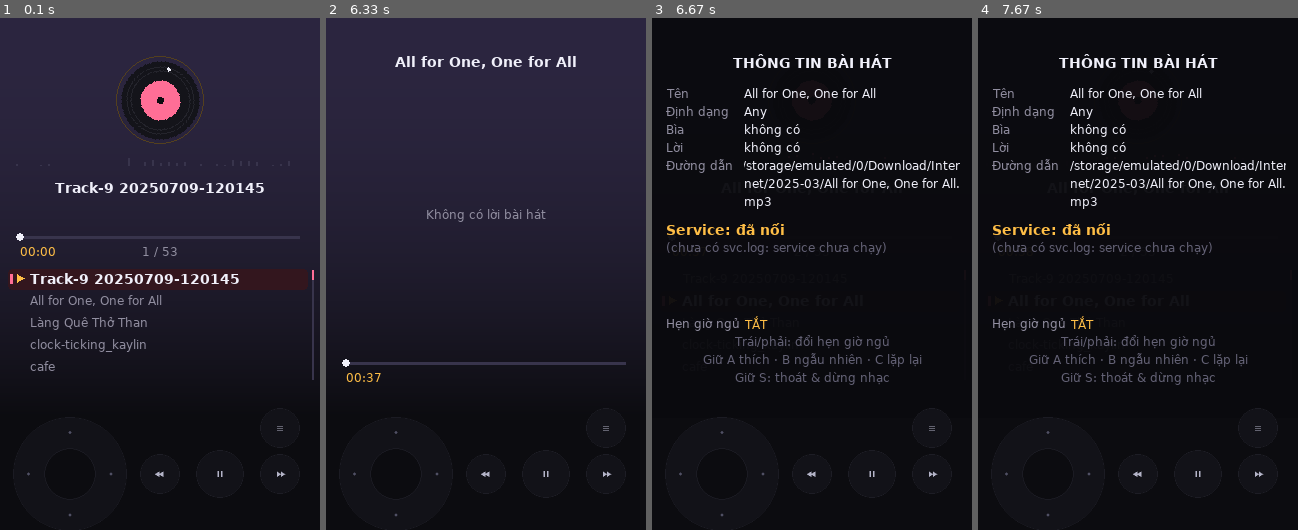
Above: before the commit, frames 1-4 (left to right).
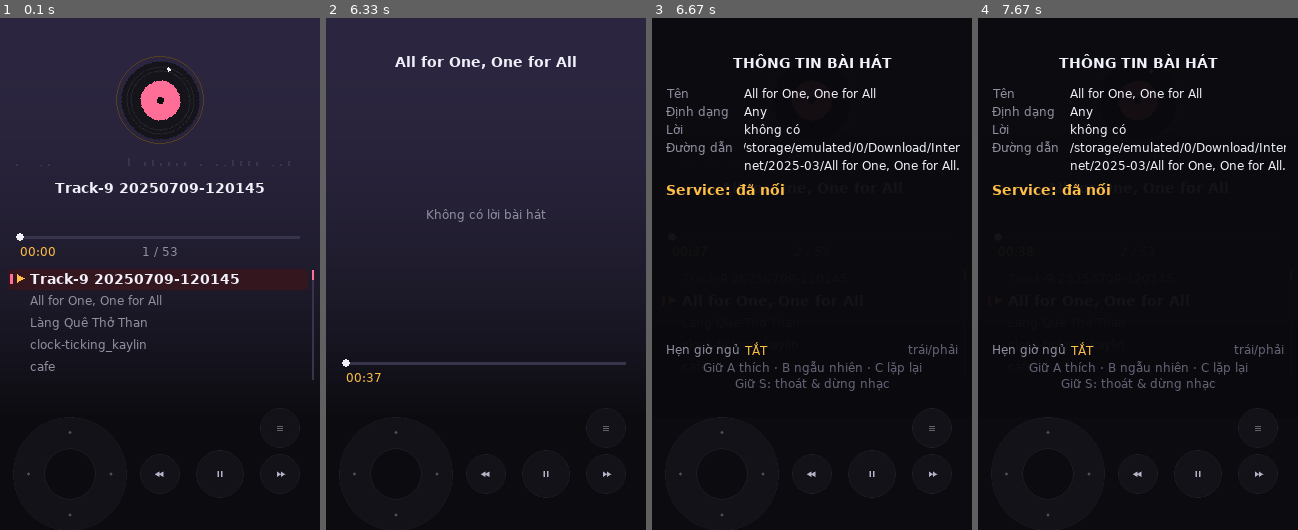
Above: after the commit, the same moments.

Repository: duongvanphi19/pygame-retro-music-player
Game: pygame game, started from main.py
The game is run twice, just before and just after one commit, with the same random seed, the same clock (stepped at 60 frames per second) and the same inputs.
Inputs (mouse positions are in pixels of both pictures, inside the frame that each line leads up to):
- Up to frame 1 (0.1 s): no input
- Up to frame 2 (6.33 s): click (486, 274) at 0.38 s; click (604, 453) at 0.72 s; press the mouse at (604, 453) at 1.03 s; move the mouse to (537, 427) at 1.13 s; release the mouse at (470, 407) at 1.27 s; click (486, 335) at 1.38 s; click (434, 105) at 1.72 s; click (585, 263) at 2.05 s; click (598, 376) at 2.38 s; click (409, 366) at 2.72 s; click (438, 422) at 3.05 s; click (553, 207) at 3.38 s; click (598, 268) at 3.72 s; click (543, 442) at 4.05 s; press the mouse at (543, 442) at 4.37 s; move the mouse to (476, 402) at 4.47 s; release the mouse at (406, 361) at 4.6 s; press the mouse at (543, 442) at 4.7 s; move the mouse to (457, 314) at 4.8 s; release the mouse at (367, 181) at 4.93 s; click (450, 427) at 5.05 s; click (396, 94) at 5.38 s; click (441, 468) at 5.72 s; click (582, 417) at 6.05 s
- Up to frame 3 (6.67 s): click (930, 422) at 6.38 s
- Up to frame 4 (7.67 s): click (1122, 407) at 6.72 s; click (1163, 437) at 7.05 s; click (1122, 427) at 7.38 s

Frames 1-2 are identical in both runs. In frame 3, 5.7% of the frame differs, in the area x 4-97%, y 20-73%; in frame 4, 5.6%.

Commit message:
Add files via upload

Diff:
--- a/main.py
+++ b/main.py
@@ -383,19 +383,12 @@
     global info_rows
     m = minfo
     if not m: return
-    try: sz = os.path.getsize(curp) / 1048576.0
-    except OSError: sz = 0
-    kh = "%.1f kHz" % (m["sr"] / 1000.0) if m["sr"] else ""
-    rows = [("Tên", title), ("Nghệ sĩ", artist), ("Album", m["album"]), ("NS album", m["albumartist"]), ("Năm", m["date"]),
-            ("Thể loại", m["genre"]), ("Track", m["track"]), ("Thời lượng", mmss(length) if length else ""),
-            ("Định dạng", " · ".join(x for x in (m["fmt"], "%d bit" % m["bits"] if m["bits"] else "") if x)),
-            ("Bitrate", "%d kbps" % (m["br"] // 1000) if m["br"] else ""),
-            ("Lấy mẫu", " · ".join(x for x in (kh, "%d kênh" % m["ch"] if m["ch"] else "") if x)),
-            ("Dung lượng", "%.1f MB" % sz if sz else ""), ("ReplayGain", "%+.1f dB" % m["rg"] if m["rg"] else ""),
-            ("Bìa", "%d KB" % (len(m["art"]) // 1024) if m["art"] else "không có"),
-            ("Lời", lsrc + (" · đồng bộ" if lsync else " · không đồng bộ") if lyr else "không có")]
+    rows = [("Tên", title), ("Nghệ sĩ", artist), ("Album", m["album"]), ("Năm", m["date"]), ("Thể loại", m["genre"]),
+            ("Thời lượng", mmss(length) if length else ""),
+            ("Định dạng", " · ".join(x for x in (m["fmt"], "%d kbps" % (m["br"] // 1000) if m["br"] else "") if x)),
+            ("Lời", lsrc + (" · đồng bộ" if lsync else "") if lyr else "không có")]
     rows = [(a, b) for a, b in rows if b]
-    for i, ln in enumerate(wrap(curp, 220)): rows.append(("Đường dẫn" if i == 0 else "", ln))
+    for i, ln in enumerate(wrap(curp, 220, 2)): rows.append(("Đường dẫn" if i == 0 else "", ln))
     info_rows = rows
 
 def change():                                                # bài hiện tại đổi (do mình chọn hoặc service tự chuyển)
@@ -669,20 +662,17 @@
             for lb, val in info_rows:
                 if lb: blit(T(lb, COLOR_DIM), (14, y))
                 marq(val, COLOR_FG, F, 92, y, 216); y += 18
-        if now - svc_t > 1000: svc_t = now; svc_lines = svc_log()
-        yl = y + 10; blit(T("Service: " + ("đã nối" if got else "CHƯA NỐI"), AMB if got else COLOR_ACC, FB), (14, yl)); yl += 18
-        for ln in svc_lines:
-            for w_ in wrap(ln, 290, 2): blit(T(w_ or " ", DIM2), (14, yl)); yl += 13
-        yy = max(yl + 6, H - BM - 76)
+        yy = H - BM - 50                                     # chân trang cố định ở đáy, không bị đè
+        yl = min(y + 6, yy - 20)
+        blit(T("Service: " + ("đã nối" if got else "CHƯA NỐI"), AMB if got else COLOR_ACC, FB), (14, yl)); yl += 18
+        if not got:                                          # chỉ khi lỗi mới hiện nhật ký, tối đa 2 dòng và không tràn xuống chân trang
+            if now - svc_t > 1000: svc_t = now; svc_lines = svc_log()
+            for ln in svc_lines[-2:]:
+                if yl + 13 <= yy - 2: blit(T(wrap(ln, 290, 1)[0] or " ", DIM2), (14, yl)); yl += 13
         blit(T("Hẹn giờ ngủ", COLOR_DIM), (14, yy)); blit(T("%d phút" % sl if sl else "TẮT", AMB), (92, yy))
-        centered(T("Trái/phải: đổi hẹn giờ ngủ", DIM2), yy + 18)
-        centered(T("Giữ A thích · B ngẫu nhiên · C lặp lại", DIM2), yy + 36)
-        centered(T("Giữ S: thoát & dừng nhạc", DIM2), yy + 54)
-
-    if CFG["dbg"]:
-        t1 = "FPS %d | %s | %dx%d | bad %d" % (int(clock.get_fps()), "APK" if APK else "DEV", W, H, len(BAD))
-        #blit(T(t1, (10, 10, 10)), (7, 3)); blit(T(t1, (0, 255, 128)), (6, 2))
-        blit(T(scan_status, (10, 10, 10)), (7, 3)); blit(T(scan_status, (255, 200, 0)), (6, 2))
+        r_ = T("trái/phải", DIM2); blit(r_, (W - 14 - r_.get_width(), yy))
+        centered(T("Giữ A thích · B ngẫu nhiên · C lặp lại", DIM2), yy + 18)
+        centered(T("Giữ S: thoát & dừng nhạc", DIM2), yy + 34)
 
     if toast_t:                                              # thông báo nhỏ ở mọi trang
         tt = T(TOAST, (16, 16, 24), FB); rc = tt.get_rect(center=(160, H - BM - 16))
